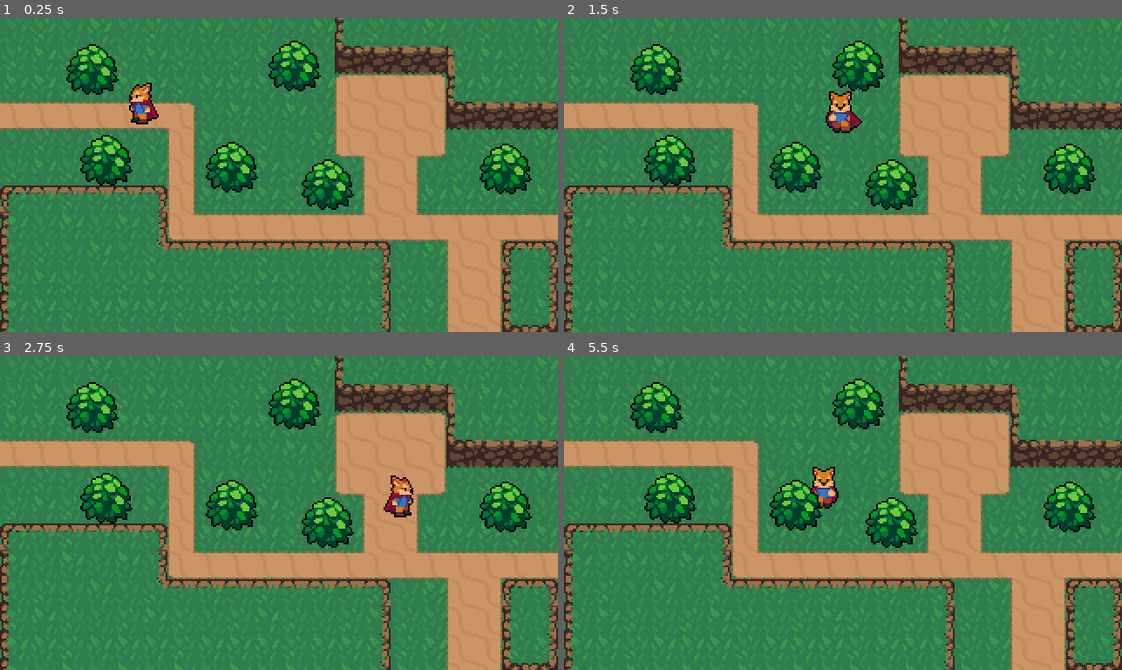
Above: before the commit, frames 1-4 (two rows, left to right).
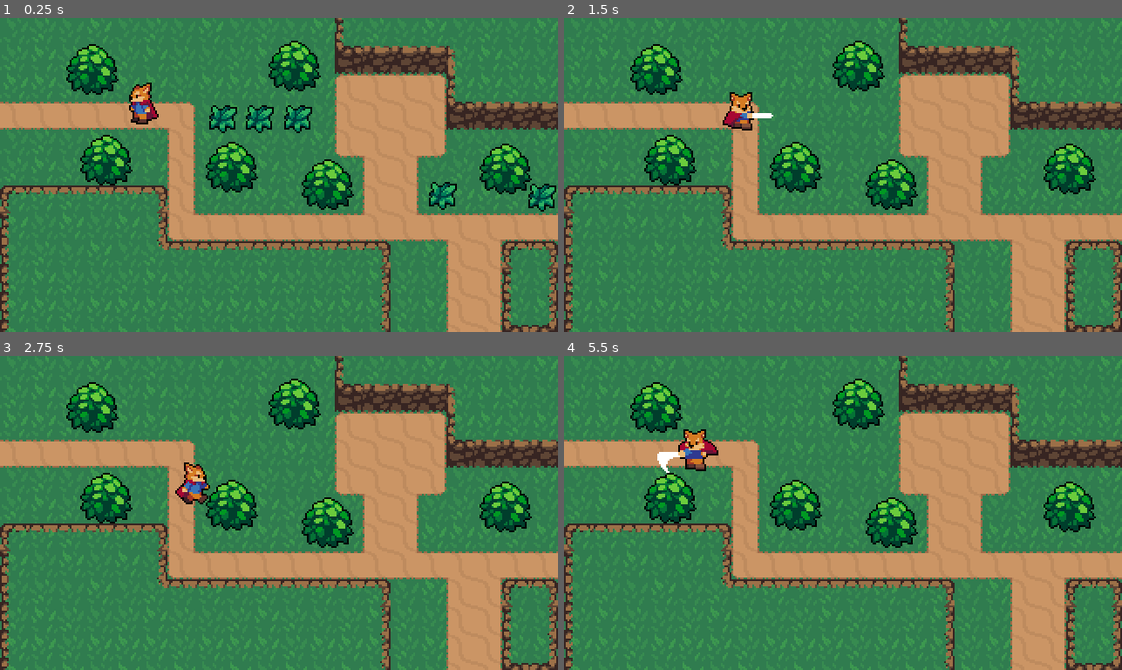
Above: after the commit, the same moments.

Repository: BernardIgiri/GodotActionRPGTutorial
Game: Godot game, scene res://Levels/Level1.tscn
Two runs of this game, one before a commit and one after it. Both use one fixed random seed, a clock stepped at 60 frames per second and the inputs below.
Inputs:
- Up to frame 1 (0.25 s): no input
- Up to frame 2 (1.5 s): tap Enter at 0.5 s; hold Right (ui_right) 0.53-1.28 s; tap Space (attack, bound only after the commit) at 0.6, 1.35 s; hold Down (ui_down) from 1.28 s (still down)
- Up to frame 3 (2.75 s): release Down (ui_down) at 2.03 s; hold Right (ui_right) from 2.03 s (still down); tap Space (attack, bound only after the commit) at 2.1 s
- Up to frame 4 (5.5 s): release Right (ui_right) at 2.78 s; hold Up (ui_up) 2.78-3.53 s; tap Space (attack, bound only after the commit) every 0.75 s from 2.85 to 5.1 s; hold Left (ui_left) 3.53-5.03 s; hold Down (ui_down) from 5.03 s (still down)

The runs differ from the first frame. In frame 1, 1.7% of the frame differs, in the area x 37-100%, y 27-62%; in frame 2, 1.1%; in frame 3, 1.0%; in frame 4, 1.2%.

Commit message:
Added grass.

Diff:
--- /dev/null
+++ b/Effects/GrassEffect.gd
@@ -0,0 +1,10 @@
+extends Node2D
+
+onready var animatedSprite = $AnimatedSprite
+
+func _ready():
+	animatedSprite.frame = 0
+	animatedSprite.play("default")
+
+func _on_AnimatedSprite_animation_finished():
+	queue_free()
--- /dev/null
+++ b/Effects/GrassEffect.tscn
@@ -0,0 +1,42 @@
+[gd_scene load_steps=9 format=2]
+
+[ext_resource path="res://Effects/GrassEffect.png" type="Texture" id=1]
+[ext_resource path="res://Effects/GrassEffect.gd" type="Script" id=2]
+
+[sub_resource type="AtlasTexture" id=1]
+atlas = ExtResource( 1 )
+region = Rect2( 0, 0, 32, 32 )
+
+[sub_resource type="AtlasTexture" id=2]
+atlas = ExtResource( 1 )
+region = Rect2( 32, 0, 32, 32 )
+
+[sub_resource type="AtlasTexture" id=3]
+atlas = ExtResource( 1 )
+region = Rect2( 64, 0, 32, 32 )
+
+[sub_resource type="AtlasTexture" id=4]
+atlas = ExtResource( 1 )
+region = Rect2( 96, 0, 32, 32 )
+
+[sub_resource type="AtlasTexture" id=5]
+atlas = ExtResource( 1 )
+region = Rect2( 128, 0, 32, 32 )
+
+[sub_resource type="SpriteFrames" id=6]
+animations = [ {
+"frames": [ SubResource( 1 ), SubResource( 2 ), SubResource( 3 ), SubResource( 4 ), SubResource( 5 ) ],
+"loop": false,
+"name": "default",
+"speed": 15.0
+} ]
+
+[node name="GrassEffect" type="Node2D"]
+script = ExtResource( 2 )
+
+[node name="AnimatedSprite" type="AnimatedSprite" parent="."]
+frames = SubResource( 6 )
+frame = 4
+centered = false
+offset = Vector2( -8, -8 )
+[connection signal="animation_finished" from="AnimatedSprite" to="." method="_on_AnimatedSprite_animation_finished"]
--- a/Levels/Level1.tscn
+++ b/Levels/Level1.tscn
@@ -1,10 +1,11 @@
-[gd_scene load_steps=55 format=2]
+[gd_scene load_steps=56 format=2]
 
 [ext_resource path="res://World/Bush.tscn" type="PackedScene" id=1]
 [ext_resource path="res://Player/Player.tscn" type="PackedScene" id=2]
 [ext_resource path="res://World/GrassBackground.png" type="Texture" id=3]
 [ext_resource path="res://World/DirtTileset.png" type="Texture" id=4]
 [ext_resource path="res://World/CliffTileset.png" type="Texture" id=5]
+[ext_resource path="res://World/Grass.tscn" type="PackedScene" id=6]
 
 [sub_resource type="TileSet" id=1]
 0/name = "DirtTileset.png 0"
@@ -505,20 +506,39 @@
 [node name="Player" parent="YSort" instance=ExtResource( 2 )]
 position = Vector2( 80, 57 )
 
-[node name="Bush" parent="YSort" instance=ExtResource( 1 )]
+[node name="Bushes" type="YSort" parent="YSort"]
+
+[node name="Bush" parent="YSort/Bushes" instance=ExtResource( 1 )]
 position = Vector2( 53, 36 )
 
-[node name="Bush2" parent="YSort" instance=ExtResource( 1 )]
+[node name="Bush2" parent="YSort/Bushes" instance=ExtResource( 1 )]
 position = Vector2( 169, 34 )
 
-[node name="Bush3" parent="YSort" instance=ExtResource( 1 )]
+[node name="Bush3" parent="YSort/Bushes" instance=ExtResource( 1 )]
 position = Vector2( 61, 88 )
 
-[node name="Bush4" parent="YSort" instance=ExtResource( 1 )]
+[node name="Bush4" parent="YSort/Bushes" instance=ExtResource( 1 )]
 position = Vector2( 133, 92 )
 
-[node name="Bush5" parent="YSort" instance=ExtResource( 1 )]
+[node name="Bush5" parent="YSort/Bushes" instance=ExtResource( 1 )]
 position = Vector2( 290, 93 )
 
-[node name="Bush6" parent="YSort" instance=ExtResource( 1 )]
+[node name="Bush6" parent="YSort/Bushes" instance=ExtResource( 1 )]
 position = Vector2( 188, 102 )
+
+[node name="Grass" type="YSort" parent="YSort"]
+
+[node name="Grass2" parent="YSort/Grass" instance=ExtResource( 6 )]
+position = Vector2( 120, 50 )
+
+[node name="Grass5" parent="YSort/Grass" instance=ExtResource( 6 )]
+position = Vector2( 246, 94 )
+
+[node name="Grass6" parent="YSort/Grass" instance=ExtResource( 6 )]
+position = Vector2( 303, 95 )
+
+[node name="Grass3" parent="YSort/Grass" instance=ExtResource( 6 )]
+position = Vector2( 141, 50 )
+
+[node name="Grass4" parent="YSort/Grass" instance=ExtResource( 6 )]
+position = Vector2( 163, 50 )
--- a/Player/Player.gd
+++ b/Player/Player.gd
@@ -4,13 +4,32 @@
 const MAX_VELOCITY = 100
 const FRICTION = 275
 
+enum {
+	MOVE,
+	ROLL,
+	ATTACK
+}
+
+var state = MOVE
 var velocity = Vector2.ZERO
 
 onready var animationPlayer = $AnimationPlayer
 onready var animationTree = $AnimationTree
 onready var animationState = animationTree.get("parameters/playback")
 
-func _physics_process(delta):
+func _ready():
+	animationTree.active = true
+
+func _process(delta):
+	match state:
+		MOVE:
+			move_state(delta)
+		ROLL:
+			pass
+		ATTACK:
+			attack_state(delta)
+
+func move_state(delta):
 	var input_vector = Vector2.ZERO
 	input_vector.x = Input.get_action_strength("ui_right") - Input.get_action_strength("ui_left")
 	input_vector.y = Input.get_action_strength("ui_down") - Input.get_action_strength("ui_up")
@@ -18,6 +37,7 @@
 	if input_vector != Vector2.ZERO:
 		animationTree.set("parameters/Idle/blend_position", input_vector)
 		animationTree.set("parameters/Run/blend_position", input_vector)
+		animationTree.set("parameters/Attack/blend_position", input_vector)
 		animationState.travel("Run")
 		velocity += input_vector * ACCELERATION * delta
 		velocity = velocity.clamped(MAX_VELOCITY)
@@ -25,3 +45,14 @@
 		animationState.travel("Idle")
 		velocity = velocity.move_toward(Vector2.ZERO, FRICTION * delta)
 	velocity = move_and_slide(velocity)
+	if Input.is_action_just_pressed("attack"):
+		state = ATTACK
+
+
+func attack_state(delta):
+	velocity = velocity.move_toward(Vector2.ZERO, FRICTION * delta)
+	velocity = move_and_slide(velocity)
+	animationState.travel("Attack")
+
+func attack_animation_finished():
+	state = MOVE
--- a/Player/Player.tscn
+++ b/Player/Player.tscn
@@ -6,6 +6,126 @@
 [sub_resource type="CapsuleShape2D" id=62]
 radius = 4.0
 height = 3.99999
+
+[sub_resource type="Animation" id=85]
+resource_name = "AttackEast"
+length = 0.4
+tracks/0/type = "value"
+tracks/0/path = NodePath("Sprite:frame")
+tracks/0/interp = 1
+tracks/0/loop_wrap = true
+tracks/0/imported = false
+tracks/0/enabled = true
+tracks/0/keys = {
+"times": PoolRealArray( 0, 0.1, 0.2, 0.3 ),
+"transitions": PoolRealArray( 1, 1, 1, 1 ),
+"update": 1,
+"values": [ 24, 25, 26, 27 ]
+}
+tracks/1/type = "method"
+tracks/1/path = NodePath(".")
+tracks/1/interp = 1
+tracks/1/loop_wrap = true
+tracks/1/imported = false
+tracks/1/enabled = true
+tracks/1/keys = {
+"times": PoolRealArray( 0.4 ),
+"transitions": PoolRealArray( 1 ),
+"values": [ {
+"args": [  ],
+"method": "attack_animation_finished"
+} ]
+}
+
+[sub_resource type="Animation" id=86]
+resource_name = "AttackNorth"
+length = 0.4
+tracks/0/type = "value"
+tracks/0/path = NodePath("Sprite:frame")
+tracks/0/interp = 1
+tracks/0/loop_wrap = true
+tracks/0/imported = false
+tracks/0/enabled = true
+tracks/0/keys = {
+"times": PoolRealArray( 0, 0.1, 0.2, 0.3 ),
+"transitions": PoolRealArray( 1, 1, 1, 1 ),
+"update": 1,
+"values": [ 28, 29, 30, 31 ]
+}
+tracks/1/type = "method"
+tracks/1/path = NodePath(".")
+tracks/1/interp = 1
+tracks/1/loop_wrap = true
+tracks/1/imported = false
+tracks/1/enabled = true
+tracks/1/keys = {
+"times": PoolRealArray( 0.4 ),
+"transitions": PoolRealArray( 1 ),
+"values": [ {
+"args": [  ],
+"method": "attack_animation_finished"
+} ]
+}
+
+[sub_resource type="Animation" id=87]
+resource_name = "AttackSouth"
+length = 0.4
+tracks/0/type = "value"
+tracks/0/path = NodePath("Sprite:frame")
+tracks/0/interp = 1
+tracks/0/loop_wrap = true
+tracks/0/imported = false
+tracks/0/enabled = true
+tracks/0/keys = {
+"times": PoolRealArray( 0, 0.1, 0.2, 0.3 ),
+"transitions": PoolRealArray( 1, 1, 1, 1 ),
+"update": 1,
+"values": [ 36, 37, 38, 39 ]
+}
+tracks/1/type = "method"
+tracks/1/path = NodePath(".")
+tracks/1/interp = 1
+tracks/1/loop_wrap = true
+tracks/1/imported = false
+tracks/1/enabled = true
+tracks/1/keys = {
+"times": PoolRealArray( 0.4 ),
+"transitions": PoolRealArray( 1 ),
+"values": [ {
+"args": [  ],
+"method": "attack_animation_finished"
+} ]
+}
+
+[sub_resource type="Animation" id=88]
+resource_name = "AttackWest"
+length = 0.4
+tracks/0/type = "value"
+tracks/0/path = NodePath("Sprite:frame")
+tracks/0/interp = 1
+tracks/0/loop_wrap = true
+tracks/0/imported = false
+tracks/0/enabled = true
+tracks/0/keys = {
+"times": PoolRealArray( 0, 0.1, 0.2, 0.3 ),
+"transitions": PoolRealArray( 1, 1, 1, 1 ),
+"update": 1,
+"values": [ 32, 33, 34, 35 ]
+}
+tracks/1/type = "method"
+tracks/1/path = NodePath(".")
+tracks/1/interp = 1
+tracks/1/loop_wrap = true
+tracks/1/imported = false
+tracks/1/enabled = true
+tracks/1/keys = {
+"times": PoolRealArray( 0.4 ),
+"transitions": PoolRealArray( 1 ),
+"values": [ {
+"args": [  ],
+"method": "attack_animation_finished"
+} ]
+}
 
 [sub_resource type="Animation" id=67]
 resource_name = "IdleEast"
@@ -138,6 +258,31 @@
 "update": 1,
 "values": [ 12, 13, 14, 15, 16, 17 ]
 }
+
+[sub_resource type="AnimationNodeAnimation" id=89]
+animation = "AttackWest"
+
+[sub_resource type="AnimationNodeAnimation" id=90]
+animation = "AttackSouth"
+
+[sub_resource type="AnimationNodeAnimation" id=91]
+animation = "AttackEast"
+
+[sub_resource type="AnimationNodeAnimation" id=92]
+animation = "AttackNorth"
+
+[sub_resource type="AnimationNodeBlendSpace2D" id=93]
+blend_point_0/node = SubResource( 89 )
+blend_point_0/pos = Vector2( -1, 0 )
+blend_point_1/node = SubResource( 90 )
+blend_point_1/pos = Vector2( 0, 1.1 )
+blend_point_2/node = SubResource( 91 )
+blend_point_2/pos = Vector2( 1, 0 )
+blend_point_3/node = SubResource( 92 )
+blend_point_3/pos = Vector2( 0, -1.1 )
+min_space = Vector2( -1, -1.1 )
+max_space = Vector2( 1, 1.1 )
+blend_mode = 1
 
 [sub_resource type="AnimationNodeAnimation" id=71]
 animation = "IdleWest"
@@ -193,12 +338,18 @@
 
 [sub_resource type="AnimationNodeStateMachineTransition" id=84]
 
+[sub_resource type="AnimationNodeStateMachineTransition" id=94]
+
+[sub_resource type="AnimationNodeStateMachineTransition" id=95]
+
 [sub_resource type="AnimationNodeStateMachine" id=81]
+states/Attack/node = SubResource( 93 )
+states/Attack/position = Vector2( 227.375, 185 )
 states/Idle/node = SubResource( 75 )
 states/Idle/position = Vector2( 226.5, 94 )
 states/Run/node = SubResource( 80 )
 states/Run/position = Vector2( 392, 95 )
-transitions = [ "Idle", "Run", SubResource( 83 ), "Run", "Idle", SubResource( 84 ) ]
+transitions = [ "Idle", "Run", SubResource( 83 ), "Run", "Idle", SubResource( 84 ), "Idle", "Attack", SubResource( 94 ), "Attack", "Idle", SubResource( 95 ) ]
 start_node = "Idle"
 
 [sub_resource type="AnimationNodeStateMachinePlayback" id=82]
@@ -217,6 +368,10 @@
 shape = SubResource( 62 )
 
 [node name="AnimationPlayer" type="AnimationPlayer" parent="."]
+anims/AttackEast = SubResource( 85 )
+anims/AttackNorth = SubResource( 86 )
+anims/AttackSouth = SubResource( 87 )
+anims/AttackWest = SubResource( 88 )
 anims/IdleEast = SubResource( 67 )
 anims/IdleNorth = SubResource( 68 )
 anims/IdleSouth = SubResource( 69 )
@@ -229,7 +384,7 @@
 [node name="AnimationTree" type="AnimationTree" parent="."]
 tree_root = SubResource( 81 )
 anim_player = NodePath("../AnimationPlayer")
-active = true
 parameters/playback = SubResource( 82 )
+parameters/Attack/blend_position = Vector2( -0.0728477, 0.0106101 )
 parameters/Idle/blend_position = Vector2( 0, 0 )
 parameters/Run/blend_position = Vector2( 0, 0 )
--- /dev/null
+++ b/World/Grass.gd
@@ -0,0 +1,10 @@
+extends Node2D
+
+func _process(delta):
+	if Input.is_action_just_pressed("attack"):
+		var GrassEffect = load("res://Effects/GrassEffect.tscn")
+		var grassEffect = GrassEffect.instance()
+		var parent = get_parent()
+		parent.add_child(grassEffect)
+		grassEffect.position = position
+		queue_free()
--- /dev/null
+++ b/World/Grass.tscn
@@ -0,0 +1,12 @@
+[gd_scene load_steps=3 format=2]
+
+[ext_resource path="res://World/Grass.png" type="Texture" id=1]
+[ext_resource path="res://World/Grass.gd" type="Script" id=2]
+
+[node name="Grass" type="Node2D"]
+script = ExtResource( 2 )
+
+[node name="Stationary" type="Sprite" parent="."]
+texture = ExtResource( 1 )
+centered = false
+offset = Vector2( -8, -8 )
--- a/project.godot
+++ b/project.godot
@@ -50,6 +50,48 @@
 "svg/scale": 1.0
 }
 
+[input]
+
+ui_left={
+"deadzone": 0.5,
+"events": [ Object(InputEventKey,"resource_local_to_scene":false,"resource_name":"","device":0,"alt":false,"shift":false,"control":false,"meta":false,"command":false,"pressed":false,"scancode":16777231,"unicode":0,"echo":false,"script":null)
+, Object(InputEventJoypadButton,"resource_local_to_scene":false,"resource_name":"","device":0,"button_index":14,"pressure":0.0,"pressed":false,"script":null)
+, Object(InputEventKey,"resource_local_to_scene":false,"resource_name":"","device":0,"alt":false,"shift":false,"control":false,"meta":false,"command":false,"pressed":false,"scancode":65,"unicode":0,"echo":false,"script":null)
+, Object(InputEventJoypadMotion,"resource_local_to_scene":false,"resource_name":"","device":0,"axis":0,"axis_value":-1.0,"script":null)
+ ]
+}
+ui_right={
+"deadzone": 0.5,
+"events": [ Object(InputEventKey,"resource_local_to_scene":false,"resource_name":"","device":0,"alt":false,"shift":false,"control":false,"meta":false,"command":false,"pressed":false,"scancode":16777233,"unicode":0,"echo":false,"script":null)
+, Object(InputEventJoypadButton,"resource_local_to_scene":false,"resource_name":"","device":0,"button_index":15,"pressure":0.0,"pressed":false,"script":null)
+, Object(InputEventKey,"resource_local_to_scene":false,"resource_name":"","device":0,"alt":false,"shift":false,"control":false,"meta":false,"command":false,"pressed":false,"scancode":68,"unicode":0,"echo":false,"script":null)
+, Object(InputEventJoypadMotion,"resource_local_to_scene":false,"resource_name":"","device":0,"axis":0,"axis_value":1.0,"script":null)
+ ]
+}
+ui_up={
+"deadzone": 0.5,
+"events": [ Object(InputEventKey,"resource_local_to_scene":false,"resource_name":"","device":0,"alt":false,"shift":false,"control":false,"meta":false,"command":false,"pressed":false,"scancode":16777232,"unicode":0,"echo":false,"script":null)
+, Object(InputEventJoypadButton,"resource_local_to_scene":false,"resource_name":"","device":0,"button_index":12,"pressure":0.0,"pressed":false,"script":null)
+, Object(InputEventKey,"resource_local_to_scene":false,"resource_name":"","device":0,"alt":false,"shift":false,"control":false,"meta":false,"command":false,"pressed":false,"scancode":87,"unicode":0,"echo":false,"script":null)
+, Object(InputEventJoypadMotion,"resource_local_to_scene":false,"resource_name":"","device":0,"axis":1,"axis_value":-1.0,"script":null)
+ ]
+}
+ui_down={
+"deadzone": 0.5,
+"events": [ Object(InputEventKey,"resource_local_to_scene":false,"resource_name":"","device":0,"alt":false,"shift":false,"control":false,"meta":false,"command":false,"pressed":false,"scancode":16777234,"unicode":0,"echo":false,"script":null)
+, Object(InputEventJoypadButton,"resource_local_to_scene":false,"resource_name":"","device":0,"button_index":13,"pressure":0.0,"pressed":false,"script":null)
+, Object(InputEventKey,"resource_local_to_scene":false,"resource_name":"","device":0,"alt":false,"shift":false,"control":false,"meta":false,"command":false,"pressed":false,"scancode":83,"unicode":0,"echo":false,"script":null)
+, Object(InputEventJoypadMotion,"resource_local_to_scene":false,"resource_name":"","device":0,"axis":1,"axis_value":1.0,"script":null)
+ ]
+}
+attack={
+"deadzone": 0.5,
+"events": [ Object(InputEventKey,"resource_local_to_scene":false,"resource_name":"","device":0,"alt":false,"shift":false,"control":false,"meta":false,"command":false,"pressed":false,"scancode":32,"unicode":0,"echo":false,"script":null)
+, Object(InputEventJoypadButton,"resource_local_to_scene":false,"resource_name":"","device":0,"button_index":0,"pressure":0.0,"pressed":false,"script":null)
+, Object(InputEventKey,"resource_local_to_scene":false,"resource_name":"","device":0,"alt":false,"shift":false,"control":false,"meta":false,"command":false,"pressed":false,"scancode":74,"unicode":0,"echo":false,"script":null)
+ ]
+}
+
 [rendering]
 
 environment/default_environment="res://default_env.tres"
Not shown: 1 places in Player/Player.tscn that only renumber resources
